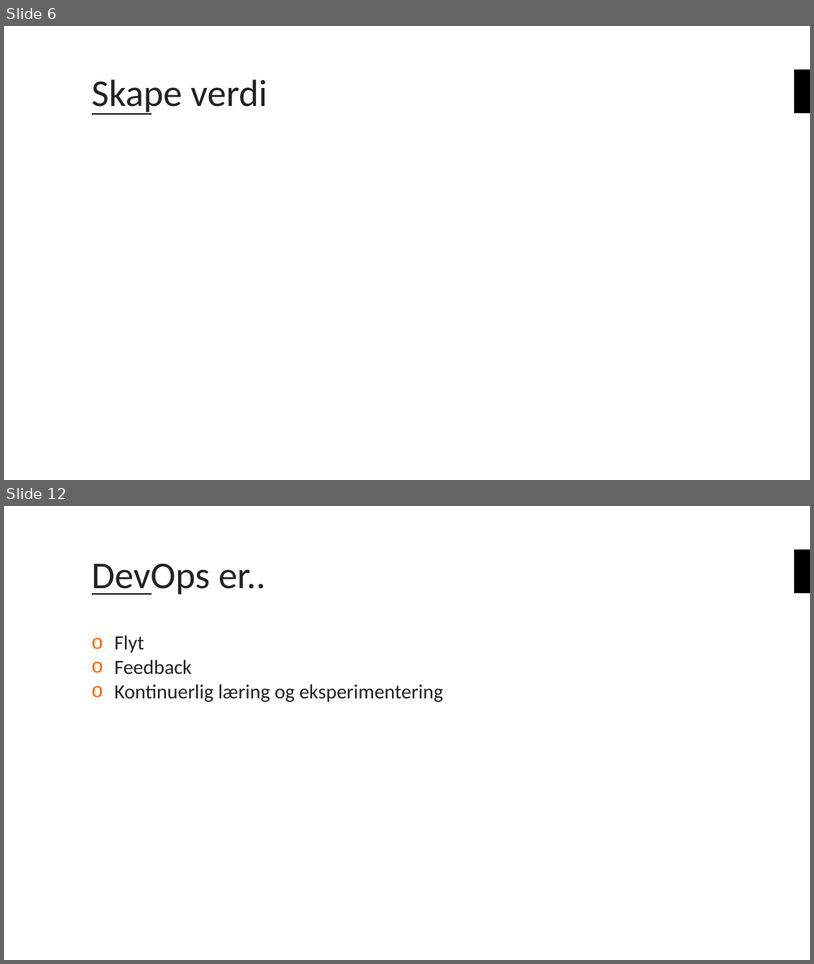
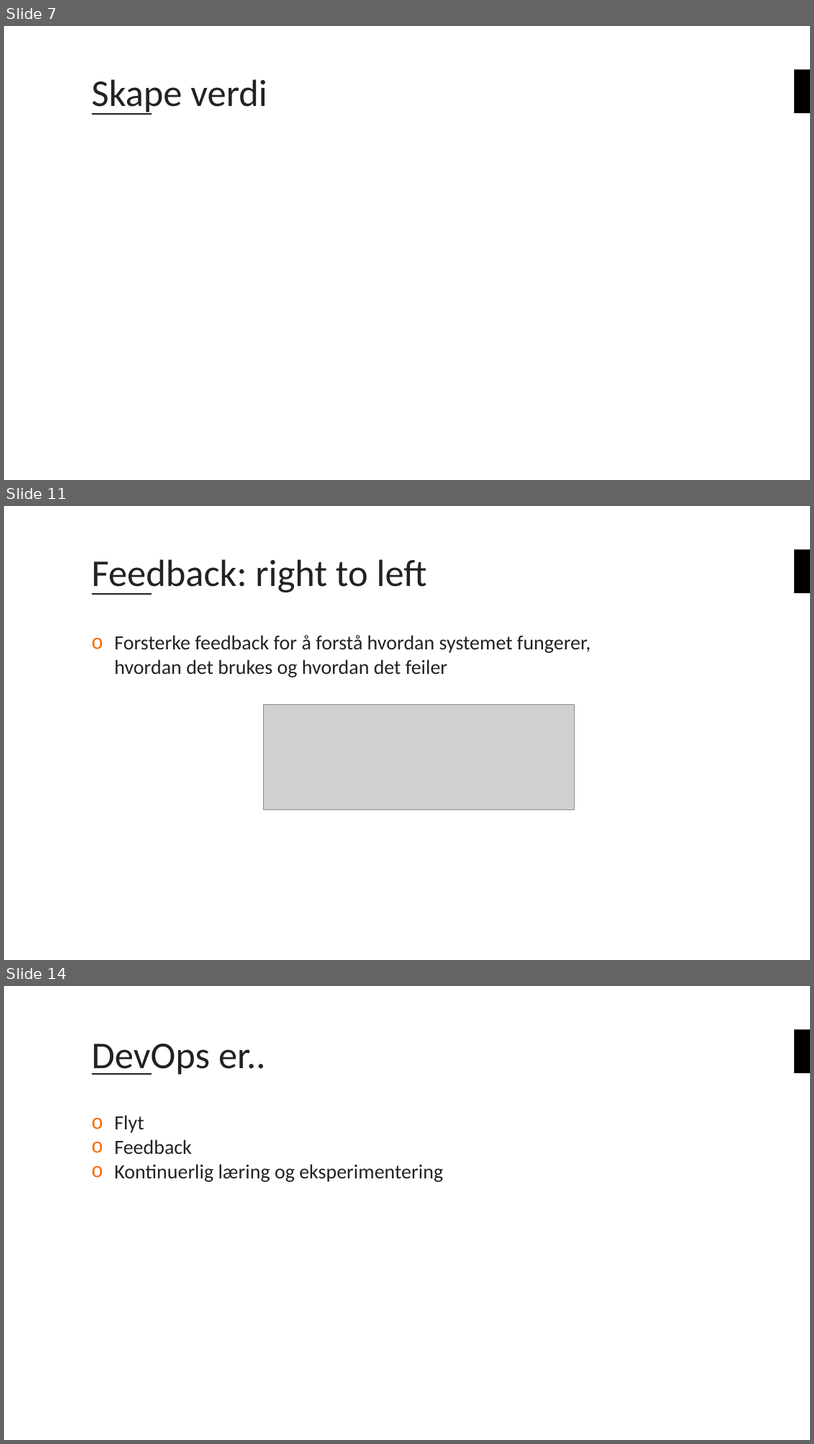
Before and after one commit to bouvet/azure-workshops, a slide deck: Workshop_2/Presentasjon/Azureskolen-Workshop#2.pptx. Shown one above the other, each under a label of ours: slides 6 and 12 before the commit, slides 7, 11 and 14 after it; the slides between them are not shown. The pictures are 814x964 and 814x1444 pixels, drawn with LibreOffice and Linux fonts; fonts in the diff are those of the drawing; grey boxes stand for pictures; background and template pictures are left out. Boxes give left, top, right and bottom in pixels: in the first picture for what was removed or moved away, otherwise in the second. Text is boxed around its words. In the diff, an @@ line names an element or a change of style, - is before the commit and + after.

```diff
--- a/Workshop_2/Presentasjon/Azureskolen-Workshop#2.pptx
+++ b/Workshop_2/Presentasjon/Azureskolen-Workshop#2.pptx
@@ slide 11 added at box(4, 506, 810, 960), background #FFFFFF; not listed: 2 template elements that a slide beside it also shows @@
@@ title added at box(92, 559, 427, 595), 45 pt, text #222222 @@
+Feedback: right to left
@@ text added at box(114, 635, 591, 677), 24 pt, text #222222 @@
+o Forsterke feedback for å forstå hvordan systemet fungerer, hvordan det brukes og hvordan det feiler
@@ picture added at box(263, 705, 574, 810) @@
@@ what was slide 6 is now slide 7 @@
@@ what was slide 12 is now slide 14 @@
```
Also in this commit, not shown: 3 slides changed, 3 other slides added, 2 slides removed.
